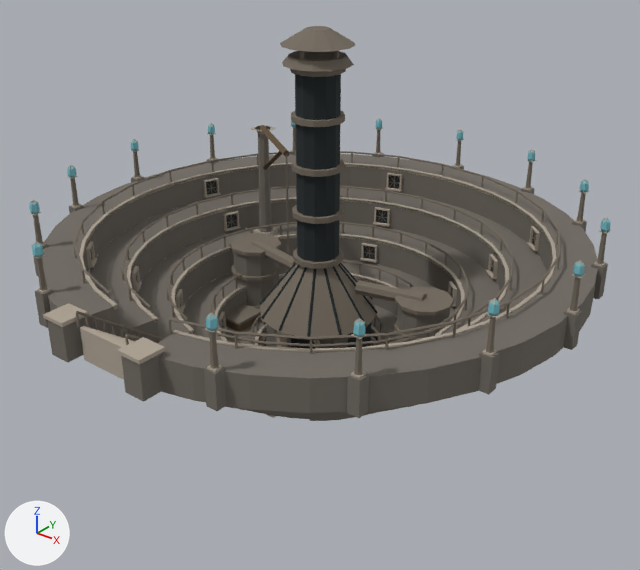
The glTF model assets/wonders/forge-hollow.glb: old version first, new version second.
Rendered twice from a 50 mm camera at (32.4, -40.3, 21.6) aimed at (1.4, -1.5, -2.5). Lighting does not change. The marker at lower left points along +X, +Y and +Z. The first picture is the older version. Vertices at exactly the same position are counted once.

In view in the first picture: 'gallery-rings', 'great-forge', 'great-forge-roof', 'lamp-rim', 'quarried-bowl'.
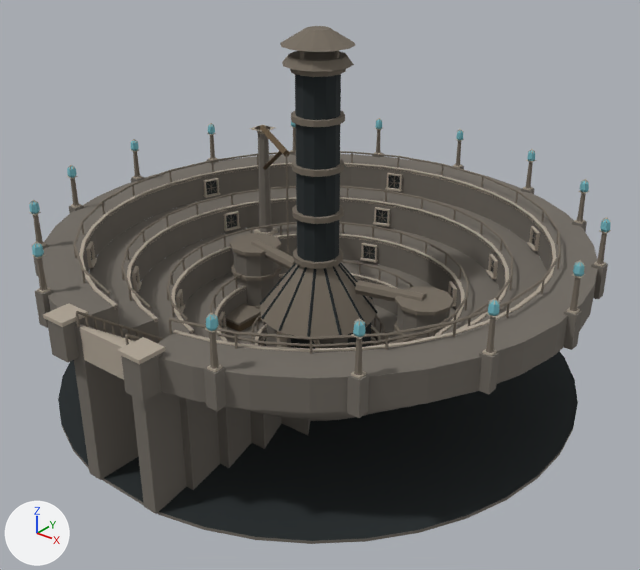
Pixel boxes (x1, y1, x2, y2) of what changed, in the pictures (640 x 570 px):
```json
{"object": "quarried-bowl", "change": "reshaped", "before": [42, 154, 598, 421], "after": [42, 154, 598, 544], "on screen": "46% taller"}
{"object": "gallery-rings", "change": "reshaped", "before": [73, 125, 561, 418], "after": [73, 125, 561, 514], "on screen": "33% taller"}
{"part": 1, "of": "me_quarried_bowl", "change": "added", "after": [58, 279, 578, 544]}
{"part": 2, "of": "me_gallery_rings", "change": "added", "after": [74, 324, 138, 480]}
{"part": 3, "of": "me_gallery_rings", "change": "added", "after": [132, 392, 310, 514]}
```

Edits to the scene script, one JSON object a line:
```json
{"block": "me_quarried_bowl", "where": "# used by ob_quarried_bowl; location = (0.0, 0.0, 0.0)"}
{"op": "remove", "block": "me_quarried_bowl", "code": "me_quarried_bowl.from_pydata(...)  # 3686 vertices, 6496 faces; spans x -16.9..16.9, y -16.8..17.0, z -9.8..0.1"}
{"op": "add", "block": "me_quarried_bowl", "code": "me_quarried_bowl.from_pydata(...)  # 3761 vertices, 6644 faces; spans x -16.9..16.9, y -16.8..17.0, z -9.8..0.1"}
{"block": "me_quarried_bowl", "change": "me_quarried_bowl part 1"}
{"block": "me_quarried_bowl", "change": "75 vertices are added at x -16.9..16.9, y -16.8..17.0, z -9.8..-9.6"}
{"block": "me_quarried_bowl", "change": "148 new faces join them"}
{"block": "me_gallery_rings", "where": "# used by ob_gallery_rings; location = (0.0, 0.0, 0.0)"}
{"op": "remove", "block": "me_gallery_rings", "code": "me_gallery_rings.from_pydata(...)  # 3418 vertices, 5600 faces; spans x -14.8..14.8, y -17.0..14.9, z -9.5..4.5"}
{"op": "add", "block": "me_gallery_rings", "code": "me_gallery_rings.from_pydata(...)  # 4030 vertices, 6800 faces; spans x -14.8..14.8, y -17.0..14.9, z -9.6..4.5"}
{"block": "me_gallery_rings", "change": "me_gallery_rings part 2: a new loose piece of 306 vertices spanning x -4.5..-1.8, y -17.0..-4.0, z -9.6..0.0, in mat_matte_vertex_colors"}
{"block": "me_gallery_rings", "change": "me_gallery_rings part 3: a new loose piece of 306 vertices spanning x 1.8..4.5, y -17.0..-4.0, z -9.6..0.0, in mat_matte_vertex_colors"}
```
